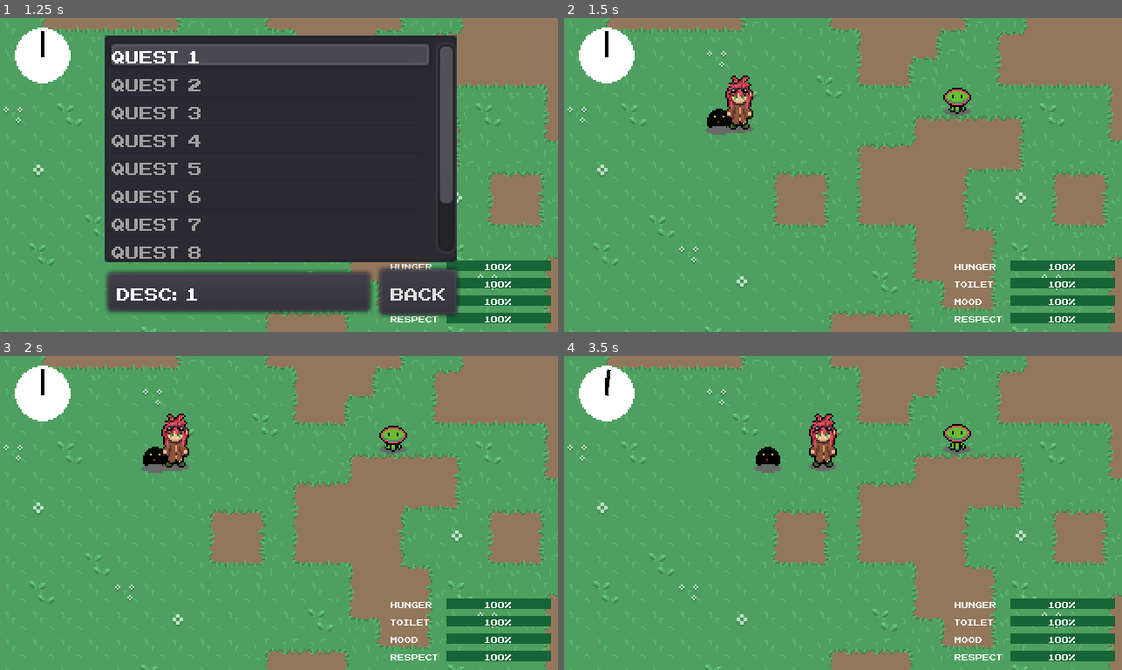
Above: before the commit, frames 1-4 (two rows, left to right).
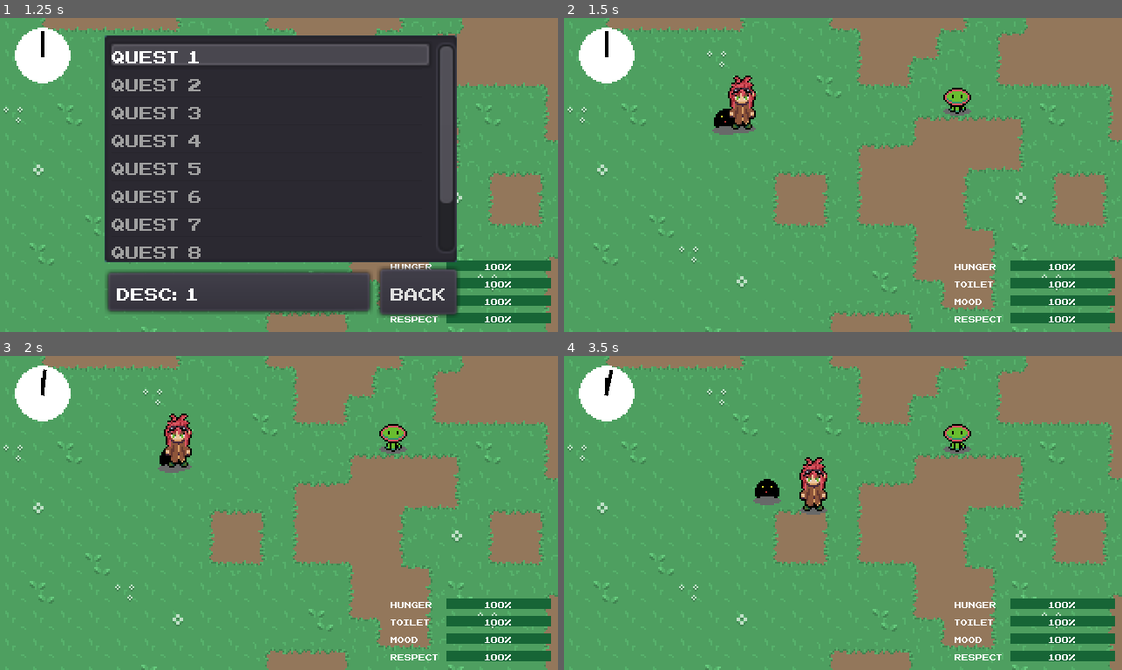
Above: after the commit, the same moments.

Repository: Morphclue/evo-world
Game: Godot game, scene res://world.tscn
Two runs of this game, one before a commit and one after it. Both use one fixed random seed, a clock stepped at 60 frames per second and the inputs below.
Inputs:
- Up to frame 1 (1.25 s): tap Enter (ui_accept) at 0.5, 0.77 s; hold D (right) from 0.53 s (still down); tap J (journal) at 0.6 s
- Up to frame 2 (1.5 s): release D (right) at 1.25 s; click "Back" at 1.25 s
- Up to frame 3 (2 s): no input
- Up to frame 4 (3.5 s): tap Enter (ui_accept) at 2, 2.27 s; hold S (down) 2.03-2.78 s; tap K (confirm) at 2.1, 2.75 s; tap J (journal) at 2.3, 2.85 s; hold D (right) from 2.78 s (still down)

Frame 1 is identical in both runs. In frame 2, 0.7% of the frame differs, in the area x 25-35%, y 18-38%; in frame 3, 1.0%; in frame 4, 2.1%, in the area x 7-49%, y 4-51%.

Commit message:
fix: use event_bus for back buttons

Diff:
--- a/autoload/eventBus.gd
+++ b/autoload/eventBus.gd
@@ -2,3 +2,5 @@
 
 #warning-ignore:unused_signal
 signal status_changed(status)
+#warning-ignore:unused_signal
+signal back_button_pressed()
--- a/ui/hud/hud.gd
+++ b/ui/hud/hud.gd
@@ -7,8 +7,18 @@
 var journal: Control = null
 var inventory: Control = null
 
+func _ready() -> void:
+	_init_signals()
+
+
 func _process(_delta) -> void:
 	_handle_input()
+
+
+func _init_signals() -> void:
+	var error_code = EventBus.connect("back_button_pressed", self, "_close_windows")
+	if error_code != OK:
+		print("Failed to connect back_button_pressed")
 
 
 func _handle_input() -> void:
--- a/ui/menus/inventory.gd
+++ b/ui/menus/inventory.gd
@@ -93,6 +93,4 @@
 
 
 func _on_back_pressed() -> void:
-	var parent: Node = get_parent()
-	queue_free()
-	parent.remove_child(self)
+	EventBus.emit_signal("back_button_pressed")
--- a/ui/menus/journal.gd
+++ b/ui/menus/journal.gd
@@ -43,6 +43,4 @@
 
 
 func _on_back_pressed() -> void:
-	var parent: Node = get_parent()
-	queue_free()
-	parent.remove_child(self)
+	EventBus.emit_signal("back_button_pressed")
